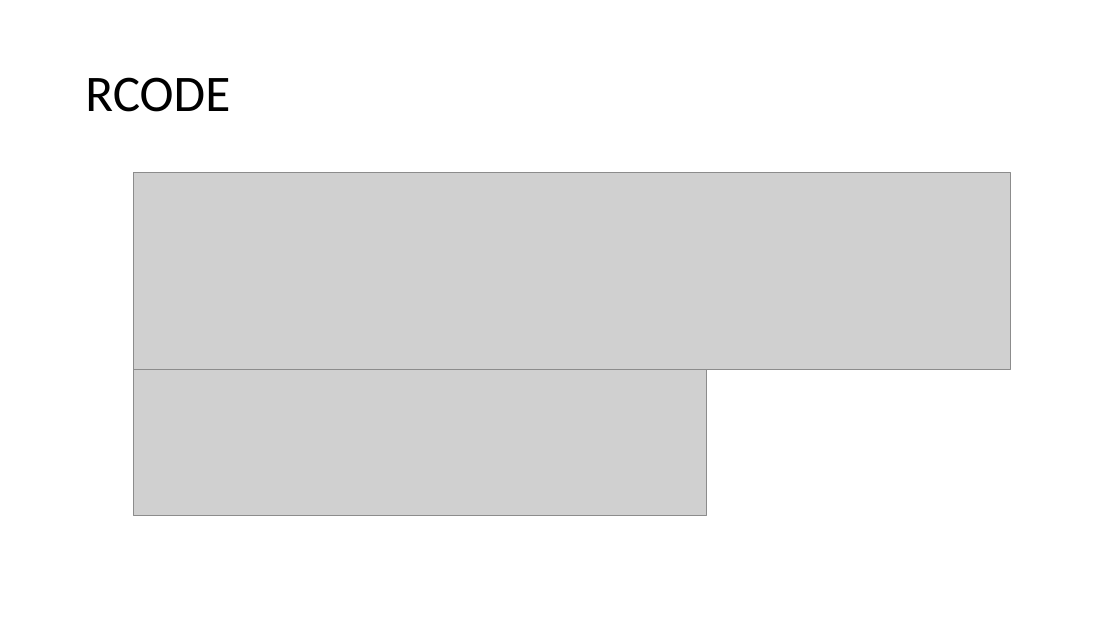
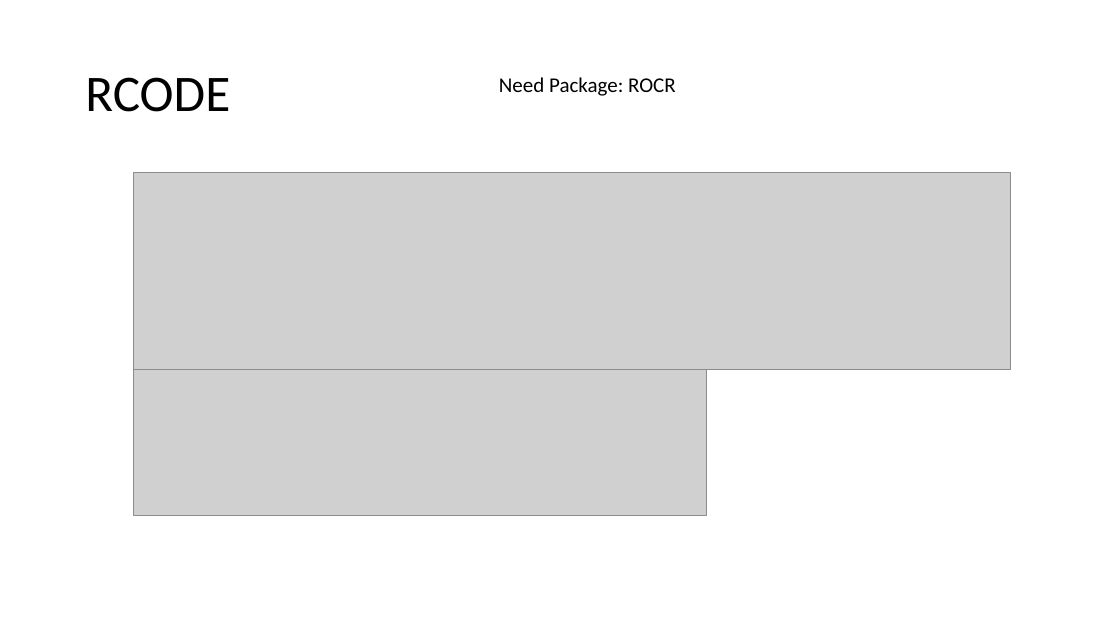
Before and after one commit to Tsmith5151/Capstone, a slide deck: slide 5 of Analysis/Feb04/Titanic LogReg Sadler.pptx. Drawn at 1120x630 pixels with LibreOffice and Linux fonts; fonts in the diff are those of the drawing; grey boxes stand for pictures. Boxes give left, top, right and bottom in pixels: in the first picture for what was removed or moved away, otherwise in the second. Text is boxed around its words. In the diff, an @@ line names an element or a change of style, - is before the commit and + after.

```diff
--- a/Analysis/Feb04/Titanic LogReg Sadler.pptx
+++ b/Analysis/Feb04/Titanic LogReg Sadler.pptx
@@ text added at bbox=[499, 77, 676, 96], 18 pt, text #000000 @@
+Need Package: ROCR
```
Also in this commit, not shown: 1 other file.
